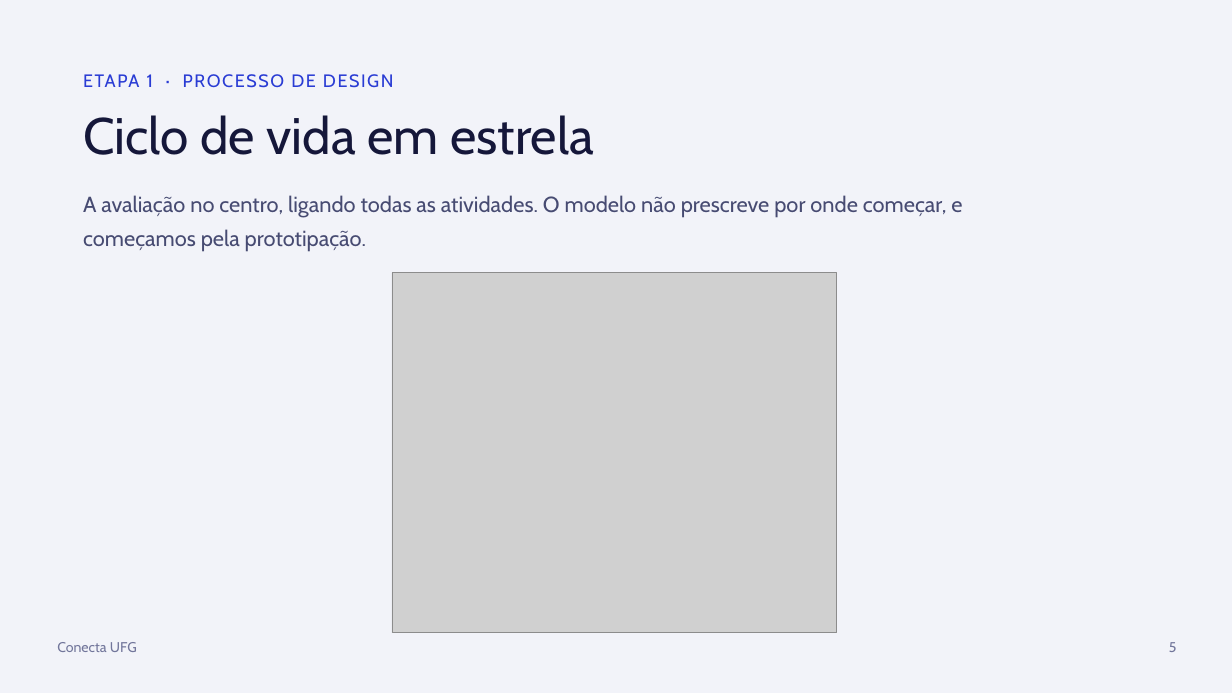
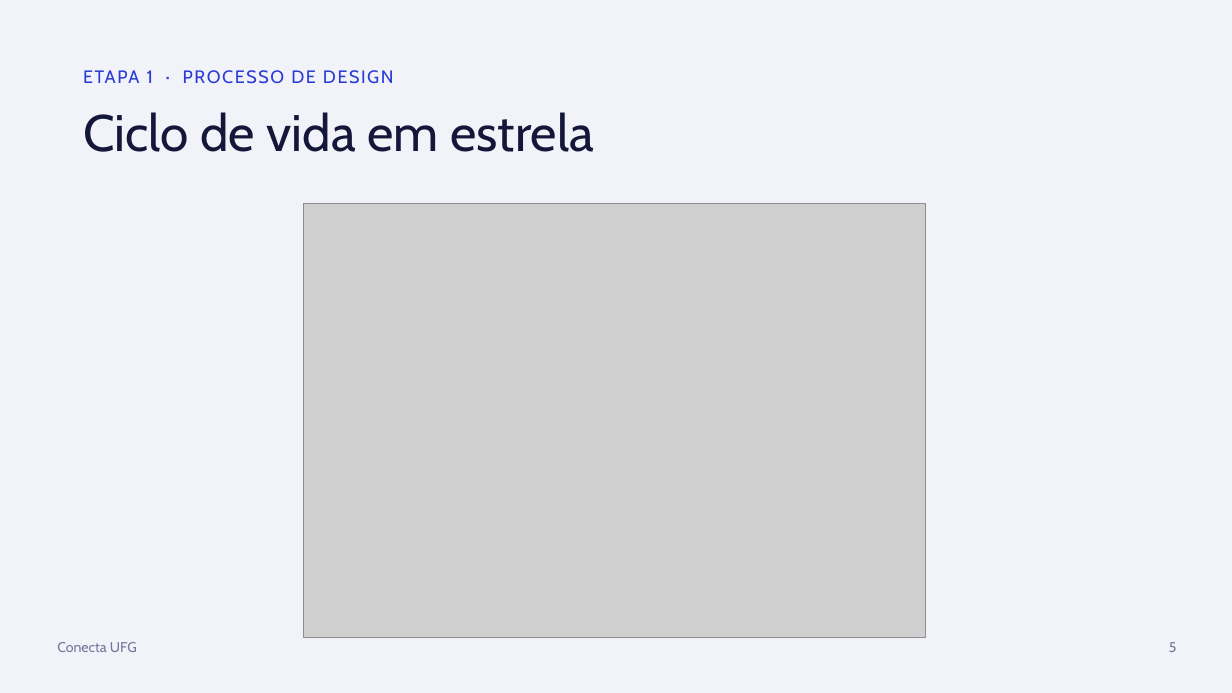
Before and after one commit to conecta-ufg/conecta-ufg, a slide deck: slide 6 of 05-Apresentacao/Apresentacao_Conecta_UFG.pptx. Drawn at 1232x693 pixels with LibreOffice and Linux fonts; fonts in the diff are those of the drawing; grey boxes stand for pictures. Boxes give left, top, right and bottom in pixels: in the first picture for what was removed or moved away, otherwise in the second. Text is boxed around its words. In the diff, an @@ line names an element or a change of style, - is before the commit and + after.

```diff
--- a/05-Apresentacao/Apresentacao_Conecta_UFG.pptx
+++ b/05-Apresentacao/Apresentacao_Conecta_UFG.pptx
@@ text "ETAPA 1 · PROCESSO DE ...": place and size @@
-text "ETAPA 1 · PROCESSO DE ..." at bbox=[83, 74, 394, 88]
+text "ETAPA 1 · PROCESSO DE ..." at bbox=[83, 70, 394, 84]
@@ text removed at bbox=[83, 195, 962, 252] @@
-A avaliação no centro, ligando todas as atividades. O modelo não prescreve por onde começar, e começamos pela prototipação.
@@ picture: place and size @@
-picture at bbox=[392, 273, 836, 633]
+picture at bbox=[303, 203, 925, 638]
```
Also in this commit, not shown: 12 other slides changed, 2 slides added, 1 slide removed, 2 other files.
